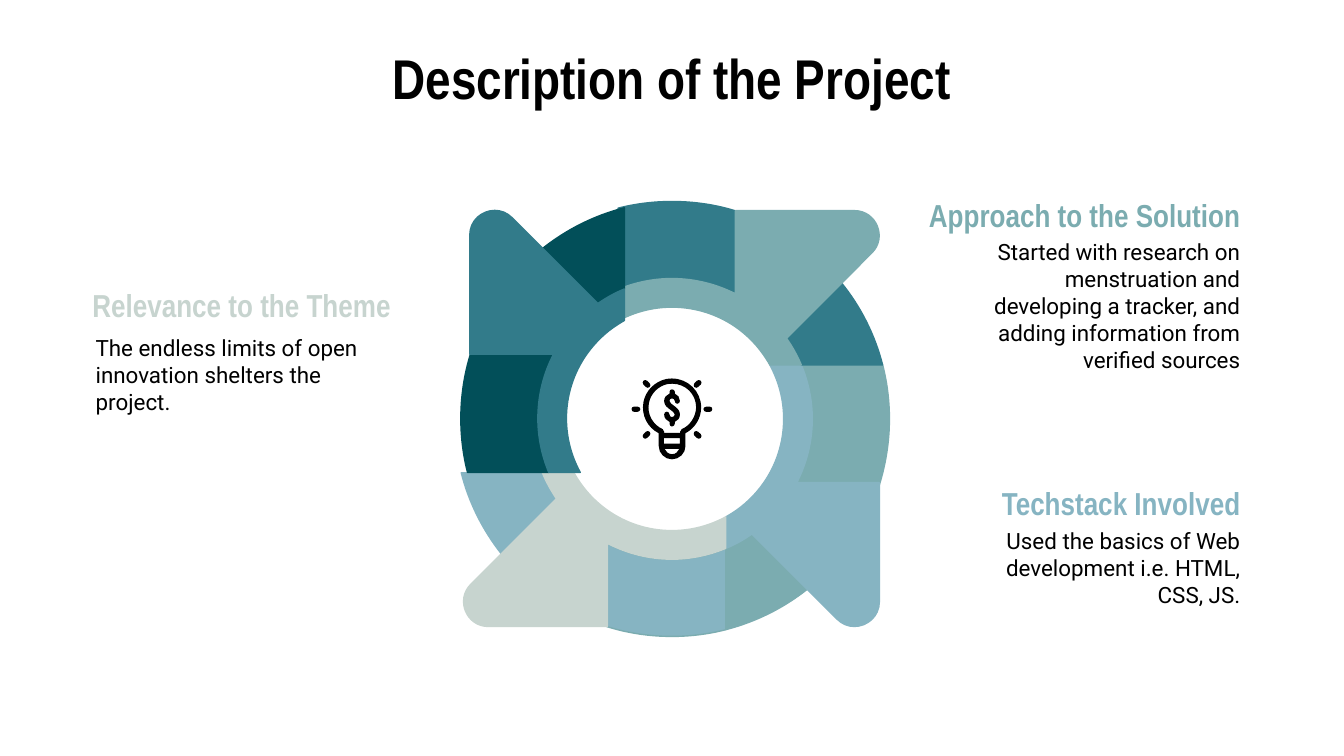
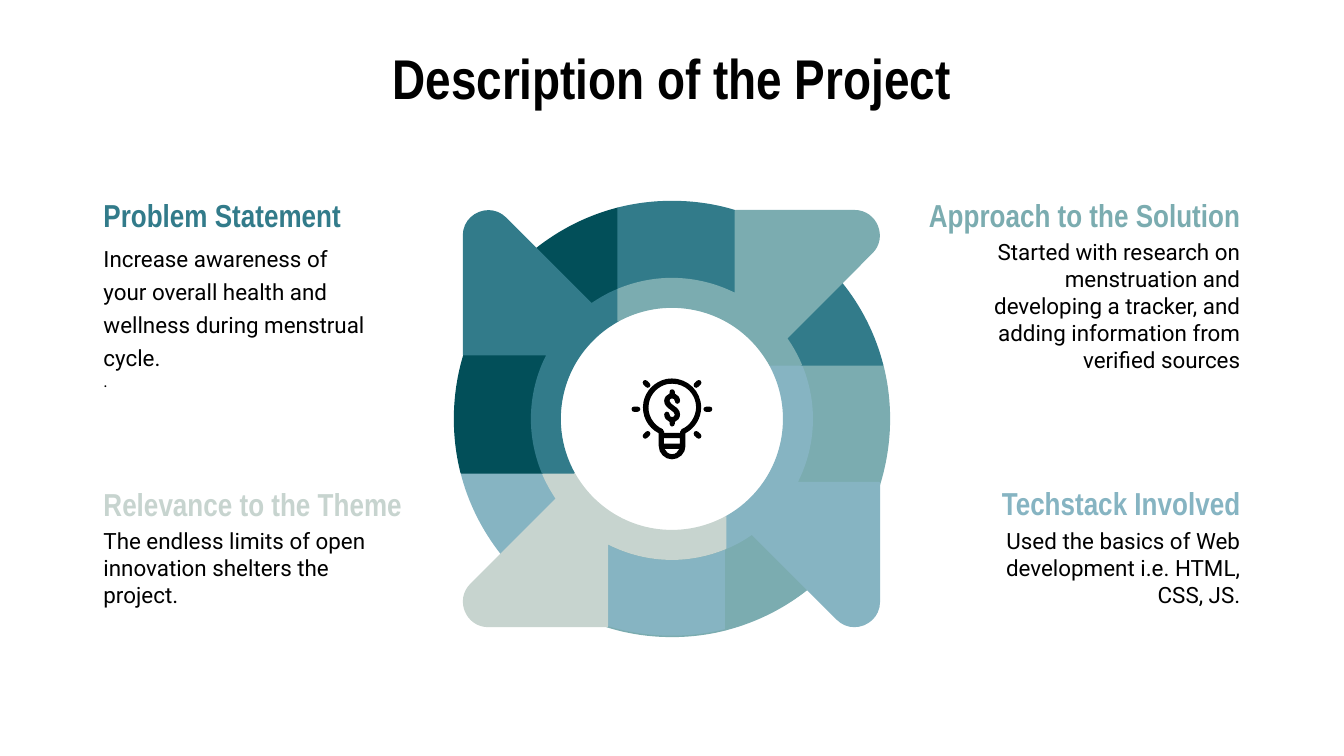
Before and after one commit to sandesh3568/Care4U-MSVG.github.io, a slide deck: slide 2 of Team MSVG.pptx. Drawn at 1344x756 pixels with LibreOffice and Linux fonts; fonts in the diff are those of the drawing. Boxes give left, top, right and bottom in pixels: in the first picture for what was removed or moved away, otherwise in the second. Text is boxed around its words. In the diff, an @@ line names an element or a change of style, - is before the commit and + after.

```diff
--- a/Team MSVG.pptx
+++ b/Team MSVG.pptx
@@ text added at bbox=[103, 204, 341, 228], 17 pt, text #327B8A, bold @@
+Problem Statement
@@ 3 freeform shapes: place and size @@
-3 freeform shapes at bbox=[461, 208, 625, 473]
+3 freeform shapes at bbox=[454, 208, 618, 473]
@@ text added at bbox=[103, 250, 364, 371], 12 pt, text #000000 @@
+Increase awareness of your overall health and wellness during menstrual cycle.
+.
@@ text "Relevance to the Theme": place and size @@
-text "Relevance to the Theme" at bbox=[92, 294, 391, 317]
+text "Relevance to the Theme" at bbox=[103, 493, 402, 516]
@@ text "The endless limits of open ...": place and size @@
-text "The endless limits of open ..." at bbox=[96, 339, 357, 415]
+text "The endless limits of open ..." at bbox=[103, 532, 365, 608]
```
Also in this commit, not shown: 4 other slides changed, 6 slides added, 2 slides removed, 40 other files.
